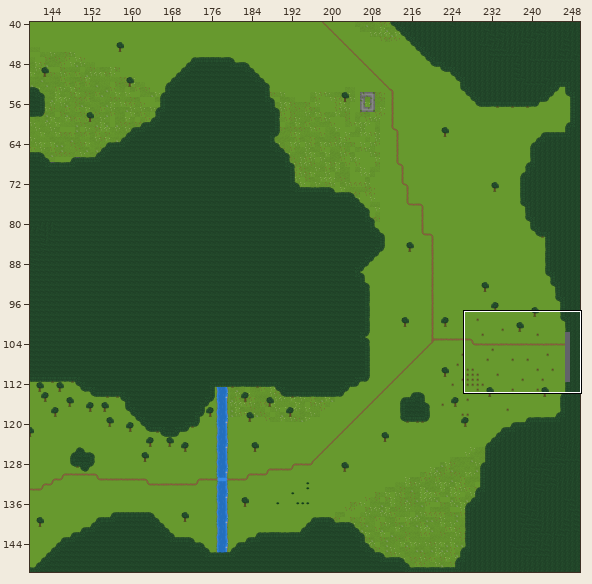
Tiled map (JSON): map/map_pt_1.json. The picture above shows the old version from afar; the outline marks the close-up.
Close-up. As it was:
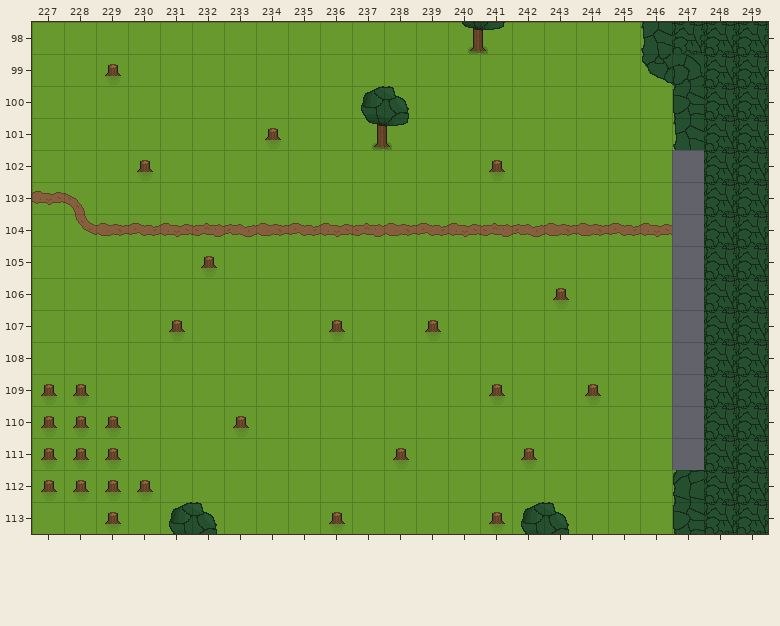
Cells are 32x32 px. Shown: x 227..249, y 98..113.
After:
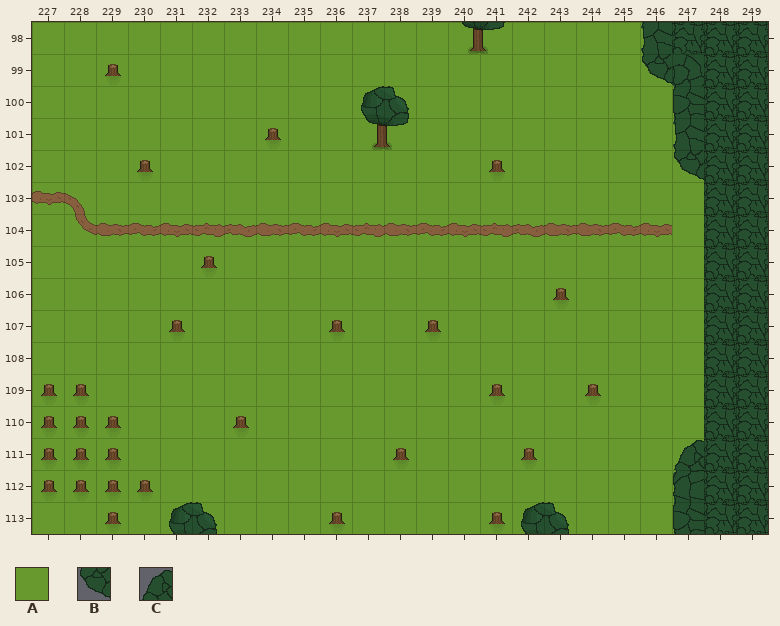
Key: from "Tuile": A 0, B 2313, C 2313 turned 90.
_ is an empty cell.
What changed:
{"where": "layer \"map_base\""}
{"y":102,"x":247,"old":"_","new":"A"}
{"y":103,"x":247,"old":"_","new":"A"}
{"y":104,"x":247,"old":"_","new":"A"}
{"y":105,"x":247,"old":"_","new":"A"}
{"y":106,"x":247,"old":"_","new":"A"}
{"y":107,"x":247,"old":"_","new":"A"}
{"y":108,"x":247,"old":"_","new":"A"}
{"y":109,"x":247,"old":"_","new":"A"}
{"y":110,"x":247,"old":"_","new":"A"}
{"y":111,"x":247,"old":"_","new":"A"}
{"where": "layer \"mur\""}
{"y":102,"x":247,"old":"_","new":"B"}
{"y":111,"x":247,"old":"_","new":"C"}
{"label":"added","picture_box":[672,150,704,470]}
